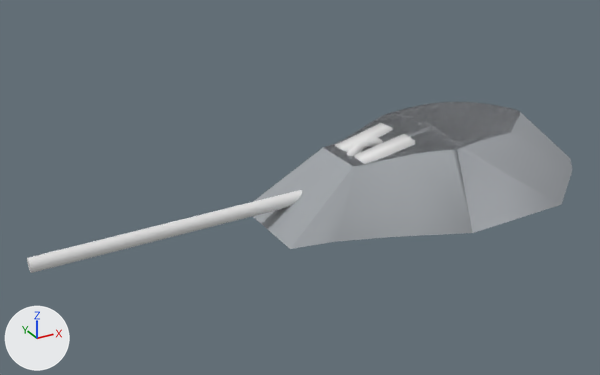
The Blender file models/raton/raton.blend as it was, and as the next commit left it.
Rendered twice from a 50 mm lens placed at (-3.52, -4.94, 2.96), pointed at (-0.92, -0.21, 0.59). The lights are fixed; the arrows at lower left show +X, +Y and +Z.
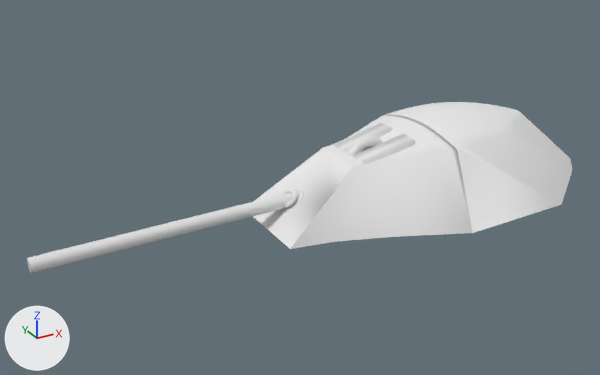
Location of each change, [x1, y1, x2, y2] in pixels of the pictures (600 x 375 px):
'Plane', surface changed (grey to white): [253, 102, 573, 249] in both
'Torus.003', added: after [281, 189, 297, 208]
'Torus.002', added: after [291, 188, 304, 206]
part 1 of me_plane_002, built on: [253, 148, 353, 249] in both

The change, as a list of edits to the scene's bpy script:
```text
Change mat_material_007:
    remove n1 = _N.new('ShaderNodeTexImage'); n1.name = 'Image Texture.001'
    remove n1.image = img_plastic010_1k_roughness_png
    remove n2 = _N.new('ShaderNodeTexImage'); n2.name = 'Image Texture.003'
    remove n2.image = img_image
    remove n4 = _N.new('ShaderNodeTexImage'); n4.name = 'Image Texture.002'
    remove n4.image = img_plastic010_1k_displacement_png
    where n3 = _N.new('ShaderNodeBsdfPrincipled'); n3.name = 'Principled BSDF'
    where n0 = _N.new('ShaderNodeOutputMaterial'); n0.name = 'Material Output'
    remove _L.new(n1.outputs[0], n3.inputs[2])  # 'Color' to 'Roughness'
    remove _L.new(n4.outputs[0], n0.inputs[2])  # 'Color' to 'Displacement'
    remove _L.new(n2.outputs[0], n3.inputs[0])  # 'Color' to 'Base Color'
Add mat_material_008:
    mat_material_008 = principled_material('Material.008')
    mat_material_008.base_color = (0.8, 0.8, 0.8)  # white #e7e7e7
    mat_material_008.roughness = 0.482
    mat_material_008.sheen_weight = 0.106
Add mat_material_005:
    mat_material_005 = principled_material('Material.005')
    mat_material_005.base_color = (0.8, 0.8, 0.8)  # white #e7e7e7
    mat_material_005.roughness = 0.482
    mat_material_005.sheen_weight = 0.106
Change me_plane_002:
    used by ob_plane; location = (0.444, -0.312, 0.284); scale = (0.495, 1.0, 1.0)
    remove me_plane_002.from_pydata(...)  # 477 vertices, 412 faces; spans x -3.41..2.26, y -0.75..0.75, z 0.11..0.71
    add me_plane_002.from_pydata(...)  # 526 vertices, 436 faces; spans x -3.41..2.26, y -0.75..0.75, z 0.11..0.71
    me_plane_002 part 1
    5 faces are deleted
    49 vertices are added at x -3.41..-2.69, y -0.28..0.28, z 0.11..0.37
    29 new faces join them
Add me_torus_003:
    me_torus_003.from_pydata(...)  # a torus around z (ring radius 1.0, tube radius 0.25) spanning x -1.25..1.25, y -1.25..1.25, z -0.25..0.25
    me_torus_003.polygons.foreach_set('use_smooth', [True] * 576)
    me_torus_003.materials.append(mat_material_008)  # white #e7e7e7
Add me_torus_002:
    me_torus_002.from_pydata(...)  # a torus around z (ring radius 1.0, tube radius 0.25) spanning x -1.25..1.25, y -1.25..1.25, z -0.25..0.25
    me_torus_002.polygons.foreach_set('use_smooth', [True] * 576)
    me_torus_002.materials.append(mat_material_005)  # white #e7e7e7
Add ob_torus_003:
    ob_torus_003 = bpy.data.objects.new('Torus.003', me_torus_003)
    ob_torus_003.location = (-1.063, -0.293, 0.571)
    ob_torus_003.rotation_euler = (0.728, 0.0831, -1.503)  # degrees (42, 4.8, -86)
    ob_torus_003.scale = (0.0585, 0.0585, 0.0585)
Add ob_torus_002:
    ob_torus_002 = bpy.data.objects.new('Torus.002', me_torus_002)
    ob_torus_002.location = (-1.012, -0.298, 0.566)
    ob_torus_002.rotation_euler = (0.728, 0.0831, -1.503)  # degrees (42, 4.8, -86)
    ob_torus_002.scale = (0.0589, 0.0589, 0.0589)
```
